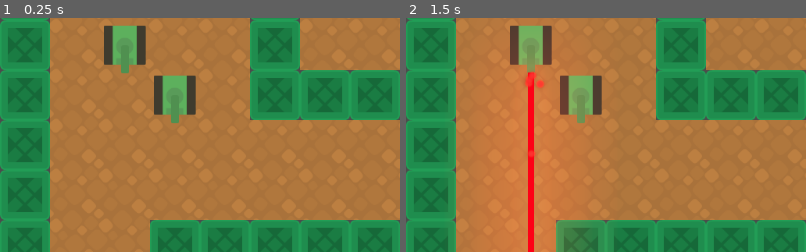
Above: before the commit, frames 1-2 (left to right).
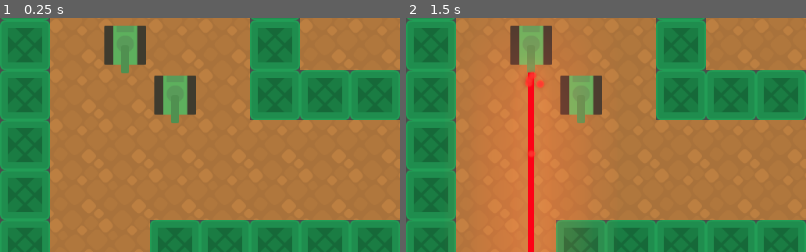
Above: after the commit, the same moments.

Repository: lendroit/tanktank
Game: Godot game, scene res://World.tscn
Same seed, same stepped clock (60 frames per second), same inputs: the game is played once before the commit and once after it.
Inputs:
- Up to frame 1 (0.25 s): no input
- Up to frame 2 (1.5 s): tap Enter (end_turn_p1) at 0.5 s; hold Enter (end_turn_p1) 0.53-1.28 s; tap Space at 1.25 s; tap E (end_turn_p2) at 1.35 s
The pictures show only the part of the screen within x 0-50%, y 18-68%; the shares and areas given below are measured in that part.

The runs differ from the first frame. In frame 1, 0.3% of the frame differs, in the area x 26-49%, y 3-42%; in frame 2, 0.3%.

Commit message:
feature: proper orientation for tank sprite

Diff:
--- a/Tank/Player.tscn
+++ b/Tank/Player.tscn
@@ -14,6 +14,7 @@
 script = ExtResource( 1 )
 
 [node name="Sprite" type="Sprite" parent="."]
+rotation = 3.14159
 scale = Vector2( 0.727874, 0.727874 )
 texture = ExtResource( 2 )
 
